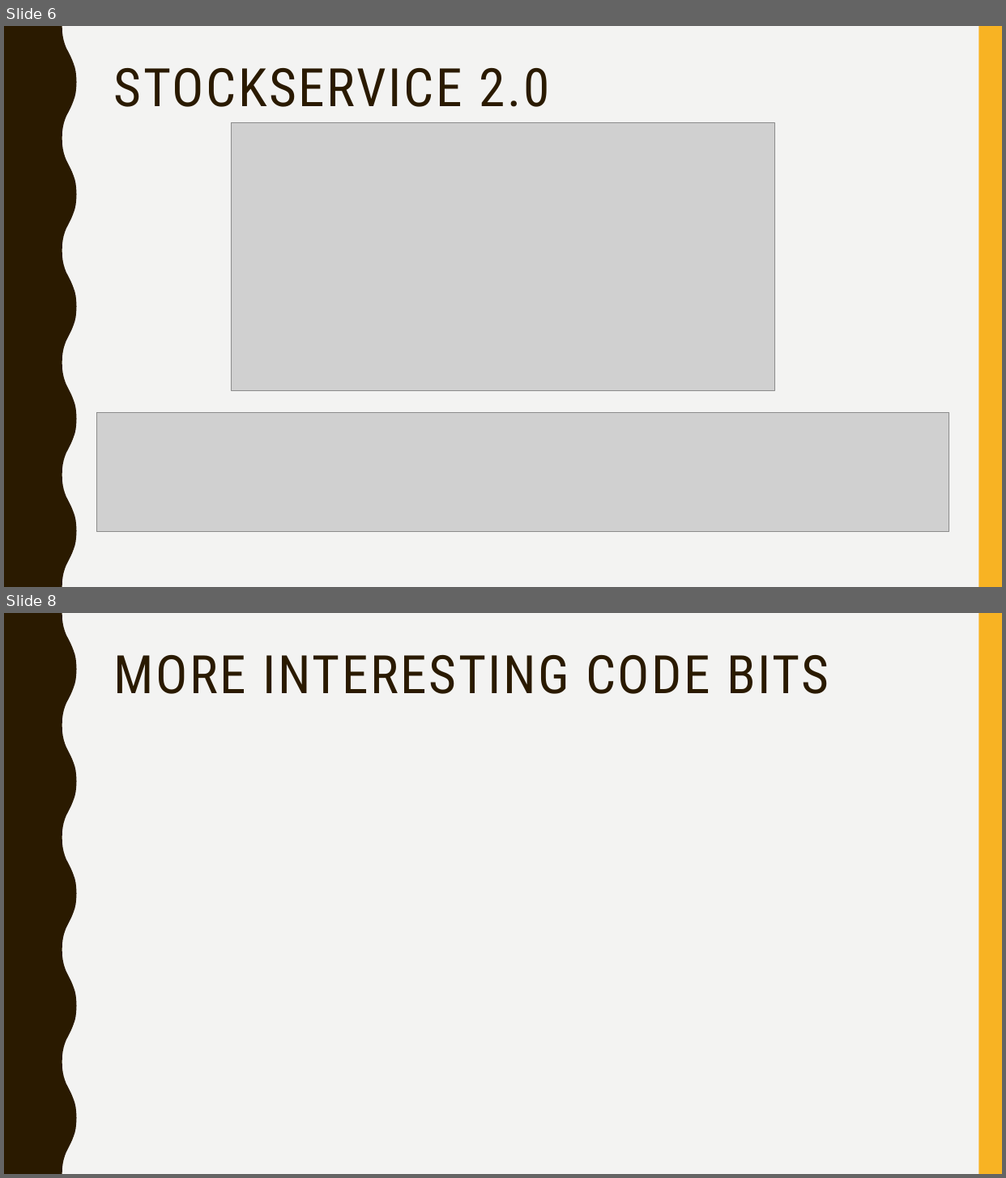
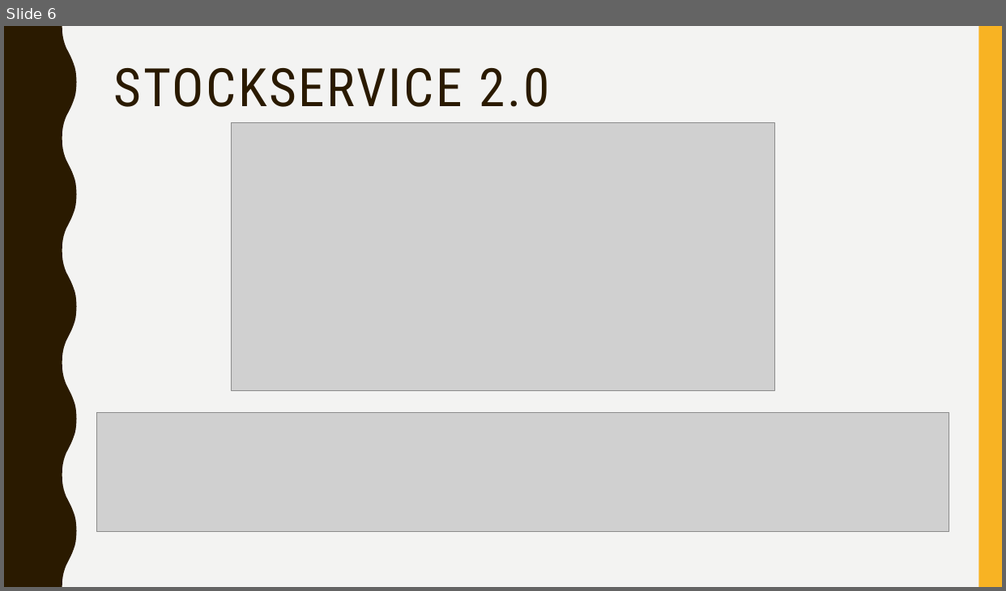
Before and after one commit to Exopi-Talent-Academy/PizzaSolutionRebekka, a slide deck: PizzaSolution Presentation.pptx. Shown one above the other, each under a label of ours: slides 6 and 8 before the commit, slide 6 after it; the slides between them are not shown. The pictures are 1006x1178 and 1006x591 pixels, drawn with LibreOffice and Linux fonts; fonts in the diff are those of the drawing; grey boxes stand for pictures. Boxes give left, top, right and bottom in pixels: in the first picture for what was removed or moved away, otherwise in the second. Text is boxed around its words. In the diff, an @@ line names an element or a change of style, - is before the commit and + after.

```diff
--- a/PizzaSolution Presentation.pptx
+++ b/PizzaSolution Presentation.pptx
@@ slide 8 removed at bbox=[4, 613, 1002, 1174], background #F3F3F2; not listed: 2 template elements that a slide beside it also shows @@
@@ title removed at bbox=[114, 655, 829, 694] @@
-MORE INTERESTING CODE BITS
```
Also in this commit, not shown: 1 slide changed, 4 slides added, 1 other slide removed, 1 other file.
